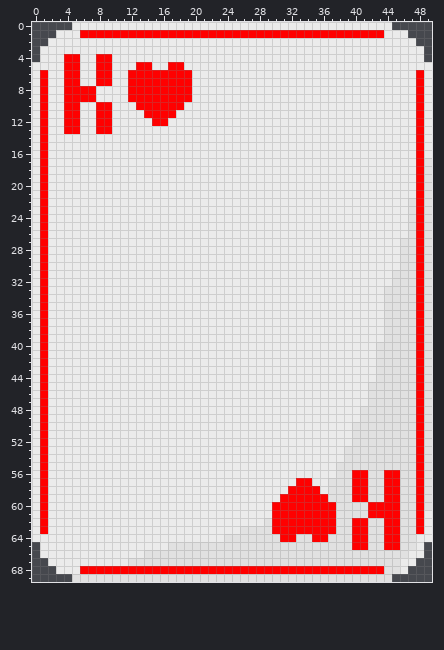
File history of a sprite sheet, Sprites/Cards/Hearts/king.png. Above, as it was before the edit.
The file is 50x70 pixels. Colours within 5 levels of each other are drawn and written as one.
After the commit:
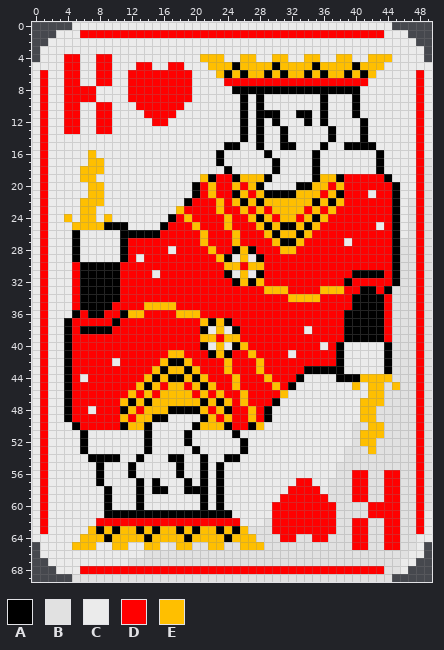
Palette (. is transparent): A #000000  B #e1e1e1  C #ebebeb  D #ff0000  E #ffbf00
Diff:
Changed rows in their new state; - is an unchanged pixel.
first column x 4:
 4 -----------------EEE--EE--EE--EE--EE--EEE-
 5 ------------------EEEAEEEEAEEEEAEEEEAEEE--
 6 -------------------EAEAEEAEAEEAEAEEAEAE---
 7 --------------------DDDDDDDDDDDDDDDDDD----
 8 ---------------------AAAAAAAAAAAAAAAA-----
 9 ----------------------A-A-------A---A-----
10 ----------------------A-A-------A---A-----
11 ----------------------A-AAA--AA-A---A-----
12 ----------------------A-A-A---A-A----A----
13 ----------------------A-A--A-----A---A----
14 ----------------------A-A--A-----A---A----
15 --------------------AA--A--AA---A--AAAA---
16 ---E---------------A-----A-----A-------A--
17 ---EE--------------A------A----A-------A--
18 --EEE---------------A-----A----A-------A--
19 --EE-------------EADDAEEEA-----AEEADDDDDA-
20 ---EE-----------ADEDDEDEA----AAEEDEDDDDDDA
21 ---EE-----------ADEDDAEDEAAAAEEEDEADDD-DDA
22 --EEE----------ADDDEDEAEAEEEEEEAEAEDDDDDDA
23 --EE----------EDDDDEDDEDEDEEEEDEDEDDDDDDDA
24 E-EE-E-------ADEDDDDEDDEAEDEEDEAEDDDDDDDDA
25 -EEEEAAA----ADDDEDDDEDDDEAEAAEAEDDDDDDD-DA
26 -A-----AAAAADDDDDEDDDEDDDEAEEAEDDDDDDDDDDA
27 -A-----ADDDDDDDDDEDDDEDDDDEAAEDDDDD-DDDDDA
28 -A-----ADDDDD-DDDDEDDAEADDDEEDDDDDDDDDDDDA
29 -A-----AD-DDDDDDDDDEA-E-ADDDDDDDDDDDDDDDDA
30 -DAAAAADDDDDDDDDDDDDEEDEEDDDDDDDDDDDDDDDDA
31 -DAAAAADDDD-DDDDDDDDA-E-ADDDDDDDDDDDAAAADA
32 -DAAAAADDDDDDDDDDDDDDAEAEDDDDDDDDDDADDDDDA
33 -DAAAAADDDDDDDDDDDDDDDDDDEEEDDDDEEEDDAADA-
34 -DAAAAADDDDDDDDDDDDDDDDDDDDDEEEEDDDDAAAAD-
35 -DAAAADDDDEEEEDDDDDDDDDDDDDDDDDDDDDDAAAAD-
36 -ADAADDAEEDDDDEEEDDDDDDDDDDDDDDDDDDAAAAAD-
37 ADDDDDADDDDDDDDDDEAEADDDDDDDDDDDDDDAAAAAD-
38 ADAAAADDDDDDDDDDDA-E-ADDDDDDDD-DDDDAAAAAD-
39 ADDDDDDDDDDDDDDDDEEDEEDDDDDDDDDDDDDAAAAAD-
40 ADDDDDDDDDDDDDDDDA-E-AEDDDDDDDDD-DA----CA-
41 ADDDDDDDDDDDDEEDDDAEADDEDDDD-DDDDDA----CA-
42 ADDDDD-DDDDDEAAEDDDDEDDDEDDDDDDDDDA----CA-
43 ADDDDDDDDDDEAEEAEDDDEDDDEDDDDDAAAAA----CA-
44 AD-DDDDDDDEAEAAEAEDDDEDDDEDDDA----AAAEEEE-
45 ADDDDDDDDEAEDEEDEAEDDEDDDDEDA-------E-EE-E
46 ADDDDDDDEDEDEEEEDEDEDDEDDDDE----------EE--
47 ADDDDDDEAEAEEEEEEAEAEDEDDDA----------EEE--
48 ADD-DDDAEDEEEAAAAEDEADDEDA-----------EE---
49 ADDDDDDEDEEAA----AEDEDDEDA-----------EE---
50 -ADDDDDAEEA-----AEEEADDAE-------------EE--
51 --A-------A----A-----A---------------EEE--
52 --A-------A----A------A--------------EE---
53 --A-------A-----A-----A---------------E---
54 ---AAAA--A---AA--A--AA--------------------
55 ----A---A-----A--A-A----------------------
56 ----A---A-----A--A-A----------------------
57 ----A----A-A---A-A-A----------------------
58 -----A---A-AA--AAA-A----------------------
59 -----A---A-------A-A----------------------
60 -----A---A-------A-A----------------------
61 -----AAAAAAAAAAAAAAAA---------------------
62 ----DDDDDDDDDDDDDDDDDD--------------------
63 ---EAEAEEAEAEEAEAEEAEAE-------------------
64 --EEEAEEEEAEEEEAEEEEAEEE------------------
65 -EEE--EE--EE--EE--EE--EEE-----------------
